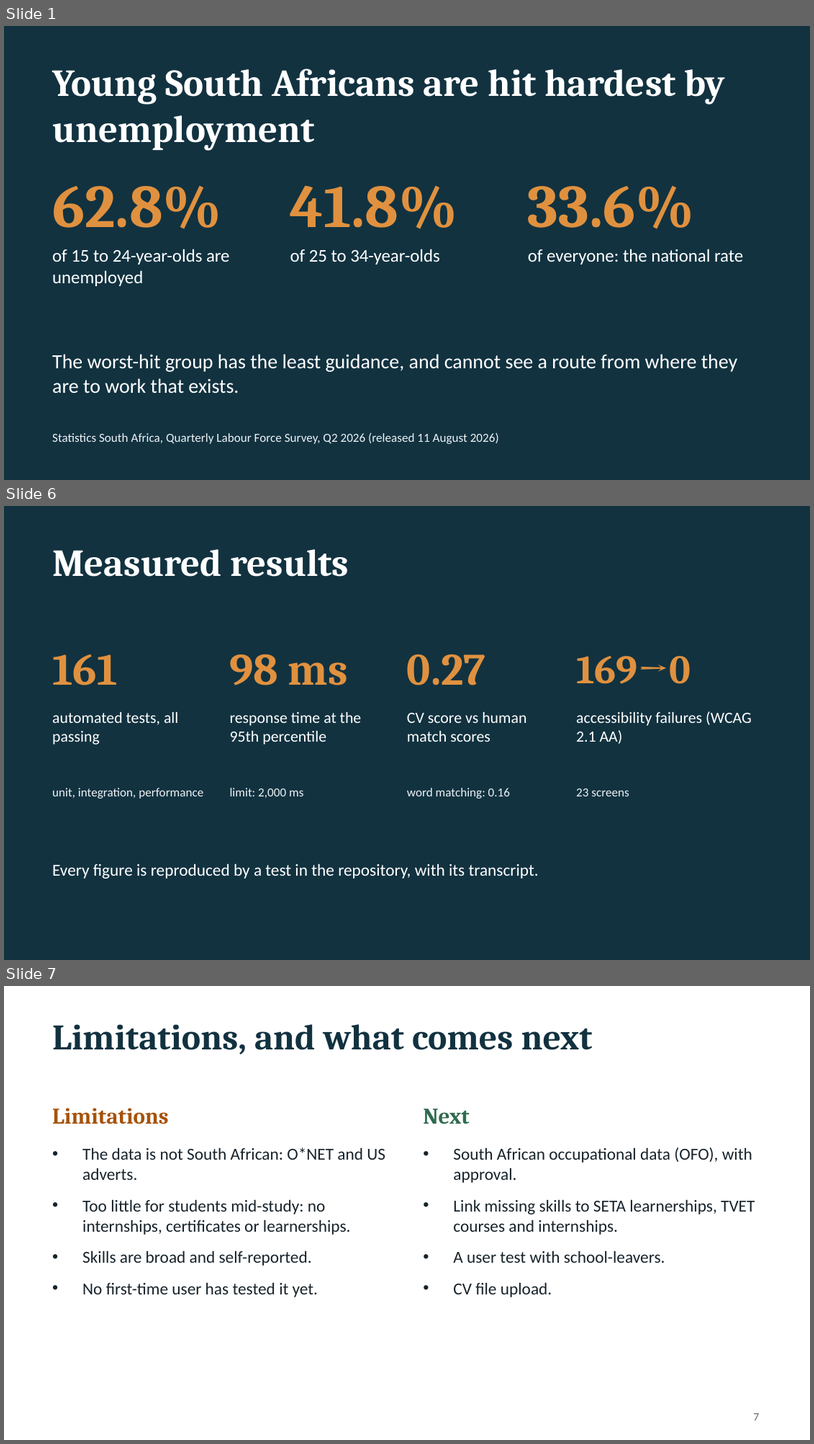
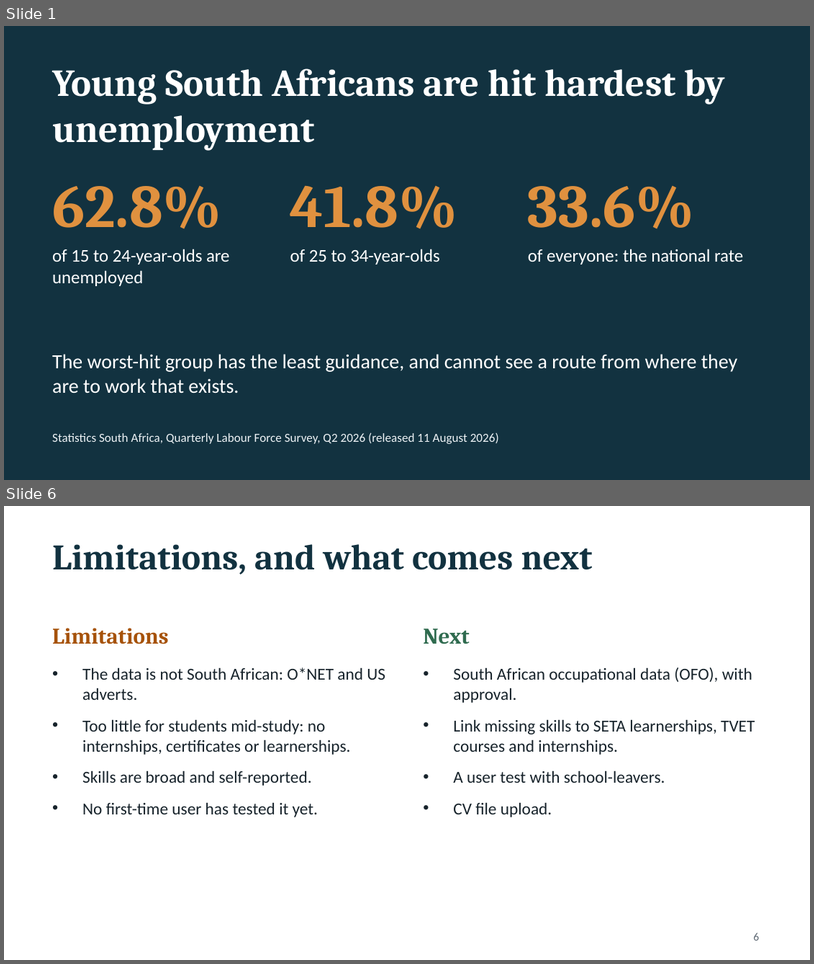
Before and after one commit to ShogunLSG/SAYCEP, a slide deck: docs/ISJ107V_Assignment4_219045719_slides.pptx. Shown one above the other, each under a label of ours: slides 1, 6 and 7 before the commit, slides 1 and 6 after it; the slides between them are not shown. The pictures are 814x1444 and 814x964 pixels, drawn with LibreOffice and Linux fonts; fonts in the diff are those of the drawing. Boxes give left, top, right and bottom in pixels: in the first picture for what was removed or moved away, otherwise in the second. Text is boxed around its words. In the diff, an @@ line names an element or a change of style, - is before the commit and + after.

```diff
--- a/docs/ISJ107V_Assignment4_219045719_slides.pptx
+++ b/docs/ISJ107V_Assignment4_219045719_slides.pptx
@@ slide 6 removed at [4, 506, 810, 960], background #123240 @@
@@ title removed at [52, 549, 349, 577] @@
-Measured results
@@ text removed at [52, 654, 117, 685] @@
-161
@@ text removed at [230, 654, 348, 685] @@
-98 ms
@@ text removed at [407, 654, 486, 685] @@
-0.27
@@ text removed at [576, 656, 691, 684] @@
-169→0
@@ text removed at [52, 712, 178, 744] @@
-automated tests, all passing
@@ text removed at [230, 712, 362, 744] @@
-response time at the 95th percentile
@@ text removed at [407, 712, 527, 741] @@
-CV score vs human match scores
@@ text removed at [576, 711, 752, 744] @@
-accessibility failures (WCAG 2.1 AA)
@@ text removed at [52, 788, 203, 798] @@
-unit, integration, performance
@@ text removed at [230, 788, 304, 798] @@
-limit: 2,000 ms
@@ text removed at [407, 788, 510, 798] @@
-word matching: 0.16
@@ text removed at [576, 788, 629, 796] @@
-23 screens
@@ text removed at [52, 863, 539, 878] @@
-Every figure is reproduced by a test in the repository, with its transcript.
@@ what was slide 7 is now slide 6 @@
@@ page number at [754, 932, 759, 940]: text changed @@
-7
+6
```
Also in this commit, not shown: 4 slides changed.
